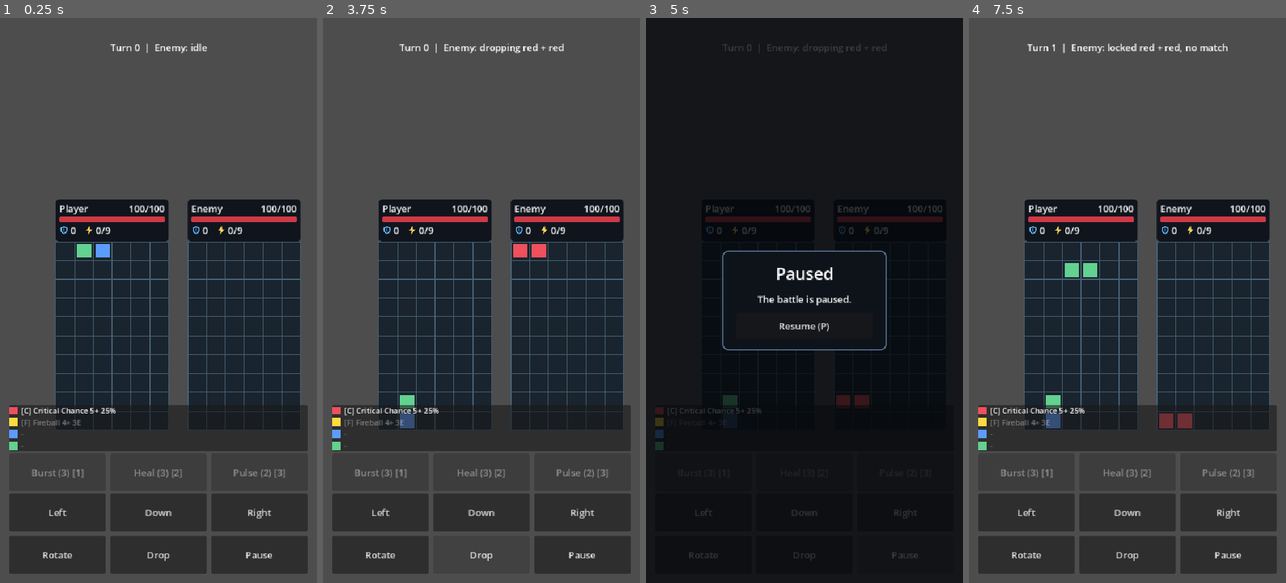
Above: before the commit, frames 1-4 (left to right).
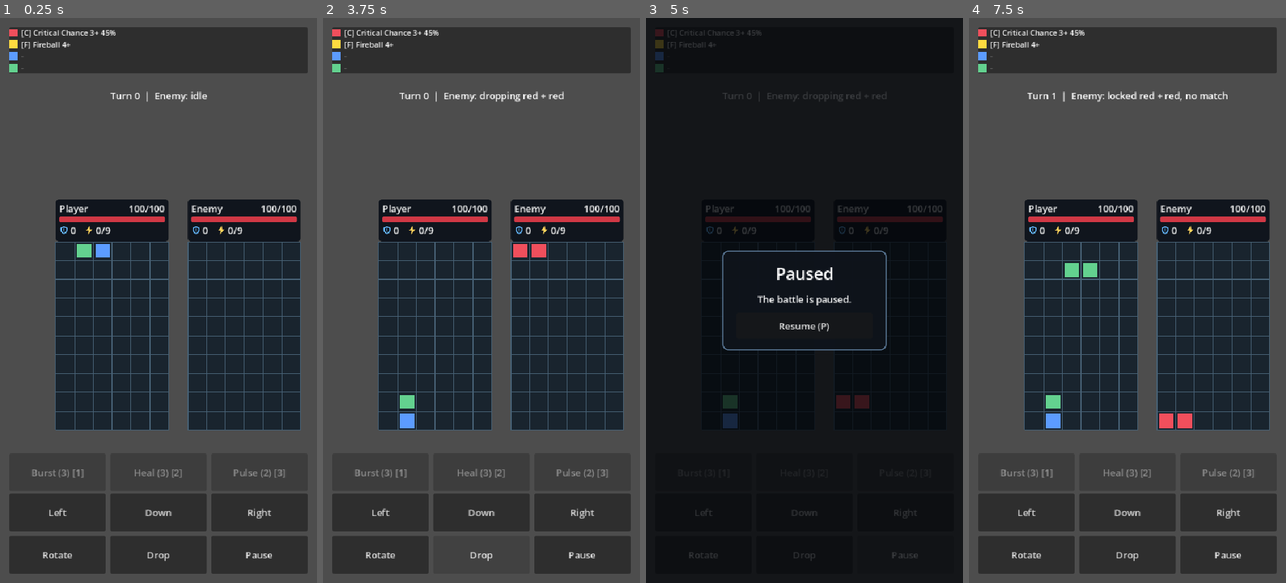
Above: after the commit, the same moments.

Repository: emarose/puzzle-fighter
Game: Godot game, scene res://scenes/main/Main.tscn
The game is run twice, just before and just after one commit, with the same random seed, the same clock (stepped at 60 frames per second) and the same inputs.
Inputs (mouse positions are in pixels of both pictures, inside the frame that each line leads up to):
- Up to frame 1 (0.25 s): no input
- Up to frame 2 (3.75 s): click "Left" at 0.5 s; click "Down" at 1.25 s; click "Right" at 2 s; click "Rotate" at 2.75 s; click "Drop" at 3.5 s
- Up to frame 3 (5 s): click "Pause" at 4.25 s
- Up to frame 4 (7.5 s): click "Resume (P)" at 5 s; tap Enter at 5.75, 7.25 s; move the mouse to (1197, 272) at 5.77 s; hold Right 5.78-6.5 s; tap P at 5.85 s; click (1197, 272) at 5.92 s; tap Space at 6.02, 6.5 s; drag from (1064, 328) to (1111, 413) at 6.52 s; move the mouse to (1159, 176) at 7.27 s; hold Right from 7.28 s (still down); tap 1 at 7.35 s; click (1159, 176) at 7.42 s

The runs differ from the first frame. In frame 1, 13% of the frame differs, in the area x 2-98%, y 1-77%; in frame 2, 13%; in frame 3, 0.9%; in frame 4, 13%.

Commit message:
feat: specialGem panel and visual representation improv

Diff:
--- a/resources/special_gems/barrier.tres
+++ b/resources/special_gems/barrier.tres
@@ -16,4 +16,3 @@
 effect_parameters = {
 "guard": 4
 }
-remove_when_inactive = false
--- a/resources/special_gems/critical_chance.tres
+++ b/resources/special_gems/critical_chance.tres
@@ -1,6 +1,6 @@
-[gd_resource type="Resource" script_class="SpecialGemDefinition" load_steps=2 format=3]
+[gd_resource type="Resource" script_class="SpecialGemDefinition" format=3 uid="uid://cxslat877rkl4"]
 
-[ext_resource type="Script" path="res://scripts/core/definitions/SpecialGemDefinition.gd" id="1_definition"]
+[ext_resource type="Script" uid="uid://be616lebljfmq" path="res://scripts/core/definitions/SpecialGemDefinition.gd" id="1_definition"]
 
 [resource]
 script = ExtResource("1_definition")
@@ -8,12 +8,8 @@
 display_name = "Critical Chance"
 short_label = "C"
 color_id = "red"
-minimum_match_size = 5
-activation_chance = 0.25
-energy_cost = 0
-spawn_weight = 1.0
+activation_chance = 0.45
 effect_type = "critical_chance"
 effect_parameters = {
 "critical_multiplier": 2.0
 }
-remove_when_inactive = false
--- a/resources/special_gems/fireball.tres
+++ b/resources/special_gems/fireball.tres
@@ -1,6 +1,6 @@
-[gd_resource type="Resource" script_class="SpecialGemDefinition" load_steps=2 format=3]
+[gd_resource type="Resource" script_class="SpecialGemDefinition" format=3 uid="uid://mpsyx3w5578b"]
 
-[ext_resource type="Script" path="res://scripts/core/definitions/SpecialGemDefinition.gd" id="1_definition"]
+[ext_resource type="Script" uid="uid://be616lebljfmq" path="res://scripts/core/definitions/SpecialGemDefinition.gd" id="1_definition"]
 
 [resource]
 script = ExtResource("1_definition")
@@ -9,11 +9,7 @@
 short_label = "F"
 color_id = "yellow"
 minimum_match_size = 4
-activation_chance = 1.0
-energy_cost = 3
-spawn_weight = 1.0
 effect_type = "fireball"
 effect_parameters = {
 "damage": 20
 }
-remove_when_inactive = false
--- a/scenes/battle/Battle.tscn
+++ b/scenes/battle/Battle.tscn
@@ -40,8 +40,9 @@
 
 [node name="PieceView" parent="PlayerBoardContainer" unique_id=607664759 instance=ExtResource("8_pieceview")]
 
-[node name="ActorStatusPanel" parent="PlayerBoardContainer" instance=ExtResource("13_status_panel")]
-position = Vector2(0, -72)
+[node name="ActorStatusPanel" parent="PlayerBoardContainer" unique_id=548224263 instance=ExtResource("13_status_panel")]
+offset_top = -72.0
+offset_bottom = 0.0
 
 [node name="EnemyBoardContainer" type="Node2D" parent="." unique_id=716373736]
 position = Vector2(320, 380)
@@ -53,7 +54,8 @@
 
 [node name="PieceView" parent="EnemyBoardContainer" unique_id=1107527921 instance=ExtResource("8_pieceview")]
 
-[node name="ActorStatusPanel" parent="EnemyBoardContainer" instance=ExtResource("13_status_panel")]
-position = Vector2(0, -72)
+[node name="ActorStatusPanel" parent="EnemyBoardContainer" unique_id=1342704561 instance=ExtResource("13_status_panel")]
+offset_top = -72.0
+offset_bottom = 0.0
 
 [node name="BattleHud" parent="." unique_id=1013733575 instance=ExtResource("6_battlehud")]
--- a/scenes/ui/BattleHud.tscn
+++ b/scenes/ui/BattleHud.tscn
@@ -23,17 +23,17 @@
 layout_mode = 2
 mouse_filter = 2
 
+[node name="SpecialGemPanel" parent="MarginContainer/VBoxContainer" unique_id=1557495109 instance=ExtResource("3_gems")]
+layout_mode = 2
+
 [node name="Feedback" type="Label" parent="MarginContainer/VBoxContainer" unique_id=1759946890]
 layout_mode = 2
-mouse_filter = 2
 theme_override_font_sizes/font_size = 13
-text = ""
 horizontal_alignment = 1
 autowrap_mode = 2
 
 [node name="Turn" type="Label" parent="MarginContainer/VBoxContainer" unique_id=1295951989]
 layout_mode = 2
-mouse_filter = 2
 text = "Turn: 0"
 horizontal_alignment = 1
 
@@ -42,63 +42,60 @@
 size_flags_vertical = 3
 mouse_filter = 2
 
-[node name="SpecialGemPanel" parent="MarginContainer/VBoxContainer" instance=ExtResource("3_gems")]
-layout_mode = 2
-
 [node name="SkillButtons" type="HBoxContainer" parent="MarginContainer/VBoxContainer" unique_id=1713829096]
 layout_mode = 2
 mouse_filter = 2
 theme_override_constants/separation = 8
 
-[node name="BattleOverlay" parent="." unique_id=1217654048 instance=ExtResource("2_overlay")]
-
-[node name="MobileControls" type="VBoxContainer" parent="MarginContainer/VBoxContainer"]
+[node name="MobileControls" type="VBoxContainer" parent="MarginContainer/VBoxContainer" unique_id=782920892]
 layout_mode = 2
 mouse_filter = 2
 theme_override_constants/separation = 8
 
-[node name="MovementControls" type="HBoxContainer" parent="MarginContainer/VBoxContainer/MobileControls"]
+[node name="MovementControls" type="HBoxContainer" parent="MarginContainer/VBoxContainer/MobileControls" unique_id=1608943131]
 layout_mode = 2
 mouse_filter = 2
 theme_override_constants/separation = 8
 
-[node name="MoveLeft" type="Button" parent="MarginContainer/VBoxContainer/MobileControls/MovementControls"]
+[node name="MoveLeft" type="Button" parent="MarginContainer/VBoxContainer/MobileControls/MovementControls" unique_id=382114686]
 custom_minimum_size = Vector2(0, 64)
 layout_mode = 2
 size_flags_horizontal = 3
 text = "Left"
 
-[node name="SoftDrop" type="Button" parent="MarginContainer/VBoxContainer/MobileControls/MovementControls"]
+[node name="SoftDrop" type="Button" parent="MarginContainer/VBoxContainer/MobileControls/MovementControls" unique_id=1545801568]
 custom_minimum_size = Vector2(0, 64)
 layout_mode = 2
 size_flags_horizontal = 3
 text = "Down"
 
-[node name="MoveRight" type="Button" parent="MarginContainer/VBoxContainer/MobileControls/MovementControls"]
+[node name="MoveRight" type="Button" parent="MarginContainer/VBoxContainer/MobileControls/MovementControls" unique_id=1046043006]
 custom_minimum_size = Vector2(0, 64)
 layout_mode = 2
 size_flags_horizontal = 3
 text = "Right"
 
-[node name="ActionControls" type="HBoxContainer" parent="MarginContainer/VBoxContainer/MobileControls"]
+[node name="ActionControls" type="HBoxContainer" parent="MarginContainer/VBoxContainer/MobileControls" unique_id=1964868956]
 layout_mode = 2
 mouse_filter = 2
 theme_override_constants/separation = 8
 
-[node name="Rotate" type="Button" parent="MarginContainer/VBoxContainer/MobileControls/ActionControls"]
+[node name="Rotate" type="Button" parent="MarginContainer/VBoxContainer/MobileControls/ActionControls" unique_id=2138187789]
 custom_minimum_size = Vector2(0, 64)
 layout_mode = 2
 size_flags_horizontal = 3
 text = "Rotate"
 
-[node name="HardDrop" type="Button" parent="MarginContainer/VBoxContainer/MobileControls/ActionControls"]
+[node name="HardDrop" type="Button" parent="MarginContainer/VBoxContainer/MobileControls/ActionControls" unique_id=9511537]
 custom_minimum_size = Vector2(0, 64)
 layout_mode = 2
 size_flags_horizontal = 3
 text = "Drop"
 
-[node name="Pause" type="Button" parent="MarginContainer/VBoxContainer/MobileControls/ActionControls"]
+[node name="Pause" type="Button" parent="MarginContainer/VBoxContainer/MobileControls/ActionControls" unique_id=1001831720]
 custom_minimum_size = Vector2(0, 64)
 layout_mode = 2
 size_flags_horizontal = 3
 text = "Pause"
+
+[node name="BattleOverlay" parent="." unique_id=1217654048 instance=ExtResource("2_overlay")]
--- a/scripts/battle/BattleController.gd
+++ b/scripts/battle/BattleController.gd
@@ -425,14 +425,10 @@
 		equipped_gems,
 		skill_manager.get_energy(_player_actor_id())
 	)
-	var preserved_cells: Array = []
-	for inactive_gem in gem_result.get("inactive_gems", []):
-		if not bool(inactive_gem.get("remove_when_inactive", true)):
-			preserved_cells.append(inactive_gem.get("cell_position", Vector2i(-1, -1)))
-
+	# Every gem in an exploded group is consumed; inactive ones act as plain blocks.
 	var color_id: String = group.color_id
 	var group_size: int = group.size
-	var expected_removed_count: int = group_size - preserved_cells.size()
+	var expected_removed_count: int = group_size
 	var special_effects: Array = gem_result.get("effects", [])
 	var prepared_result: CascadeManager.CascadeResult = CascadeManager.CascadeResult.new(
 		1,
@@ -455,8 +451,7 @@
 
 	var result: Dictionary = board_manager.resolve_prepared_group(
 		group,
-		_player_actor_id(),
-		preserved_cells
+		_player_actor_id()
 	)
 	if not bool(result.get("resolved", false)):
 		push_error("Prepared group became unavailable while resolving its effects.")
--- a/scripts/core/definitions/SpecialGemDefinition.gd
+++ b/scripts/core/definitions/SpecialGemDefinition.gd
@@ -11,7 +11,6 @@
 @export_range(0.0, 100.0, 0.1) var spawn_weight: float = 1.0
 @export var effect_type: String = ""
 @export var effect_parameters: Dictionary = {}
-@export var remove_when_inactive: bool = false
 
 func _init(
 	p_id: String = "",
--- a/scripts/skills/SpecialGemManager.gd
+++ b/scripts/skills/SpecialGemManager.gd
@@ -30,32 +30,32 @@
 		var definition: SpecialGemDefinition = definitions.get(gem_id)
 		if definition == null:
 			push_error("Special gem '%s' is present in a match but is not in the equipped loadout." % gem_id)
-			inactive_gems.append(_inactive_entry(gem_entry, false))
+			inactive_gems.append(_inactive_entry(gem_entry))
 			continue
 
 		var parameters: Dictionary = definition.effect_parameters
 		var effect_type: String = definition.effect_type
 		if not _is_supported_effect(effect_type):
 			push_error("Unsupported special gem effect type '%s' for gem '%s'." % [effect_type, gem_id])
-			inactive_gems.append(_inactive_entry(gem_entry, definition.remove_when_inactive))
+			inactive_gems.append(_inactive_entry(gem_entry))
 			continue
 		if not _has_valid_effect_parameters(definition):
 			push_error("Special gem '%s' has invalid parameters for effect '%s'." % [gem_id, effect_type])
-			inactive_gems.append(_inactive_entry(gem_entry, definition.remove_when_inactive))
+			inactive_gems.append(_inactive_entry(gem_entry))
 			continue
 		if (
 			definition.color_id != color_id
 			or group_size < definition.minimum_match_size
 			or remaining_energy < definition.energy_cost
 		):
-			inactive_gems.append(_inactive_entry(gem_entry, definition.remove_when_inactive))
+			inactive_gems.append(_inactive_entry(gem_entry))
 			continue
 
 		if (
 			definition.activation_chance < 1.0
 			and rng.randf() >= definition.activation_chance
 		):
-			inactive_gems.append(_inactive_entry(gem_entry, definition.remove_when_inactive))
+			inactive_gems.append(_inactive_entry(gem_entry))
 			continue
 
 		effects.append({
@@ -87,11 +87,10 @@
 		and available_energy >= definition.energy_cost
 	)
 
-func _inactive_entry(gem_entry: Dictionary, remove_when_inactive: bool) -> Dictionary:
+func _inactive_entry(gem_entry: Dictionary) -> Dictionary:
 	return {
 		"gem_id": str(gem_entry.get("special_gem_id", "")),
 		"cell_position": gem_entry.get("cell_position", Vector2i(-1, -1)),
-		"remove_when_inactive": remove_when_inactive,
 	}
 
 func _is_supported_effect(effect_type: String) -> bool:
--- a/tests/SpecialGemManager_test.gd
+++ b/tests/SpecialGemManager_test.gd
@@ -95,7 +95,6 @@
 	)
 	assert(insufficient_energy.effects.is_empty())
 	assert(insufficient_energy.energy_spent == 0)
-	assert(not insufficient_energy.inactive_gems[0].remove_when_inactive)
 
 	var fireball_gem: SpecialGemDefinition = SpecialGemDefinition.new("fireball", "Fireball", "yellow", "fireball")
 	fireball_gem.minimum_match_size = 4
